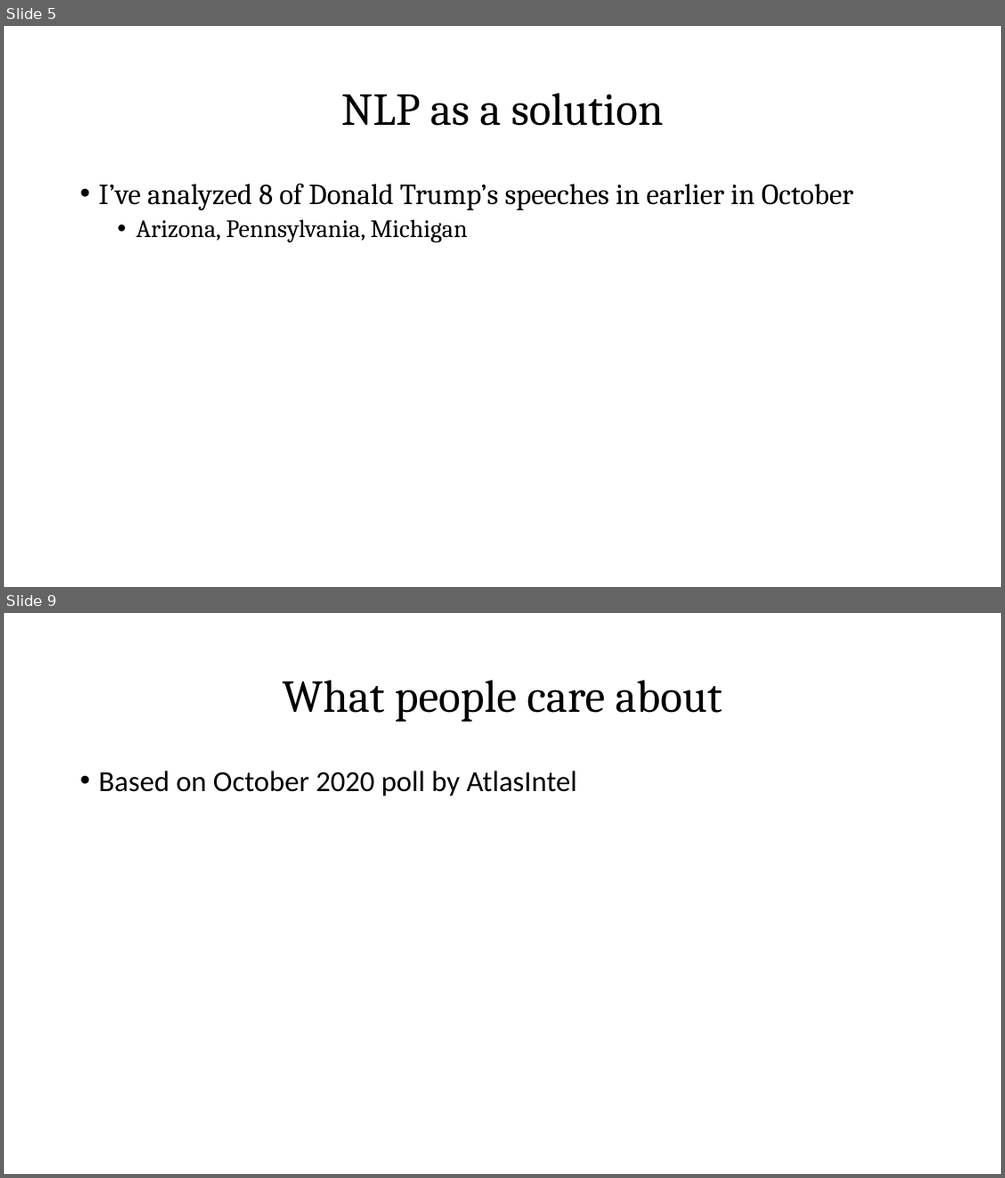
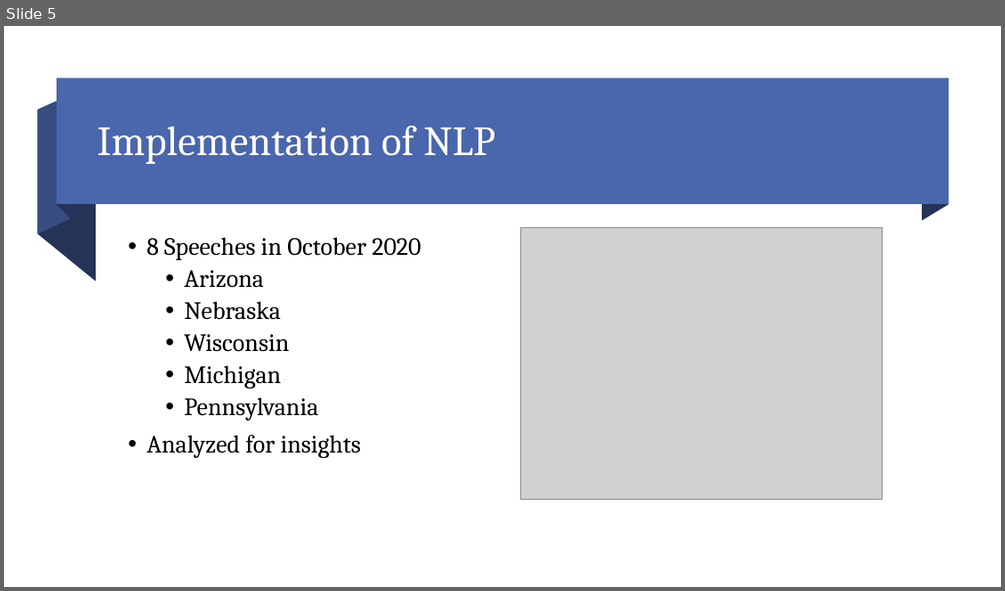
Before and after one commit to mdominguez2010/Trump-Speech-NLP, a slide deck: presentation/presentation_final.pptx. Shown one above the other, each under a label of ours: slides 5 and 9 before the commit, slide 5 after it; the slides between them are not shown. The pictures are 1005x1178 and 1005x591 pixels, drawn with LibreOffice and Linux fonts; fonts in the diff are those of the drawing; grey boxes stand for pictures. Boxes give left, top, right and bottom in pixels: in the first picture for what was removed or moved away, otherwise in the second. Text is boxed around its words. In the diff, an @@ line names an element or a change of style, - is before the commit and + after.

```diff
--- a/presentation/presentation_final.pptx
+++ b/presentation/presentation_final.pptx
@@ slide 9 removed at <box>4,613,1001,1174</box>, background #FFFFFF @@
@@ title removed at <box>283,680,722,722</box> @@
-What people care about
@@ text removed at <box>98,771,577,796</box> @@
-• Based on October 2020 poll by AtlasIntel
@@ slide 5 changed as well @@
@@ group added at <box>38,79,948,281</box>: 4 freeform shapes, 1 rectangle @@
@@ title at <box>97,126,494,164</box>: text changed; size 44 to 40 pt; text colour #000000 to #FFFFFF @@
-NLP as a solution
+Implementation of NLP
@@ text at <box>146,237,421,458</box>: text changed; size 28 to 24 pt @@
-• I’ve analyzed 8 of Donald Trump’s speeches in earlier in October
-  • Arizona, Pennsylvania, Michigan
+• 8 Speeches in October 2020
+  • Arizona
+  • Nebraska
+  • Wisconsin
+  • Michigan
+  • Pennsylvania
+• Analyzed for insights
@@ picture added at <box>521,227,882,499</box> @@
```
Also in this commit, not shown: 1 other slide changed, 7 slides added, 7 other slides removed, 9 other files.
